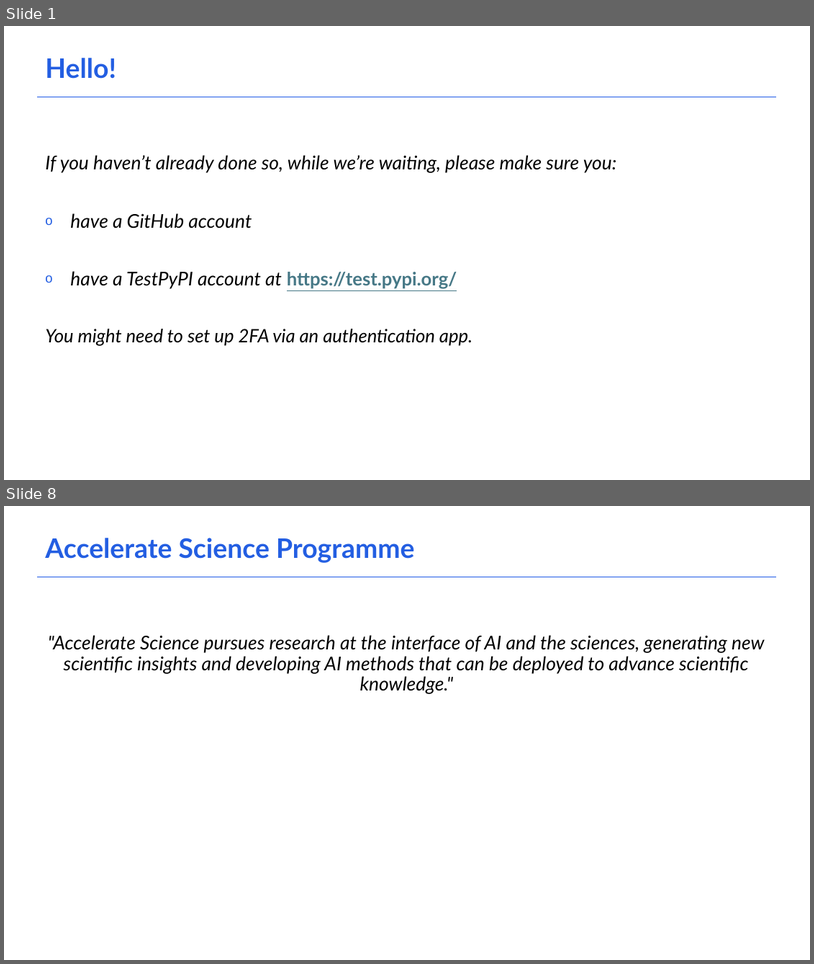
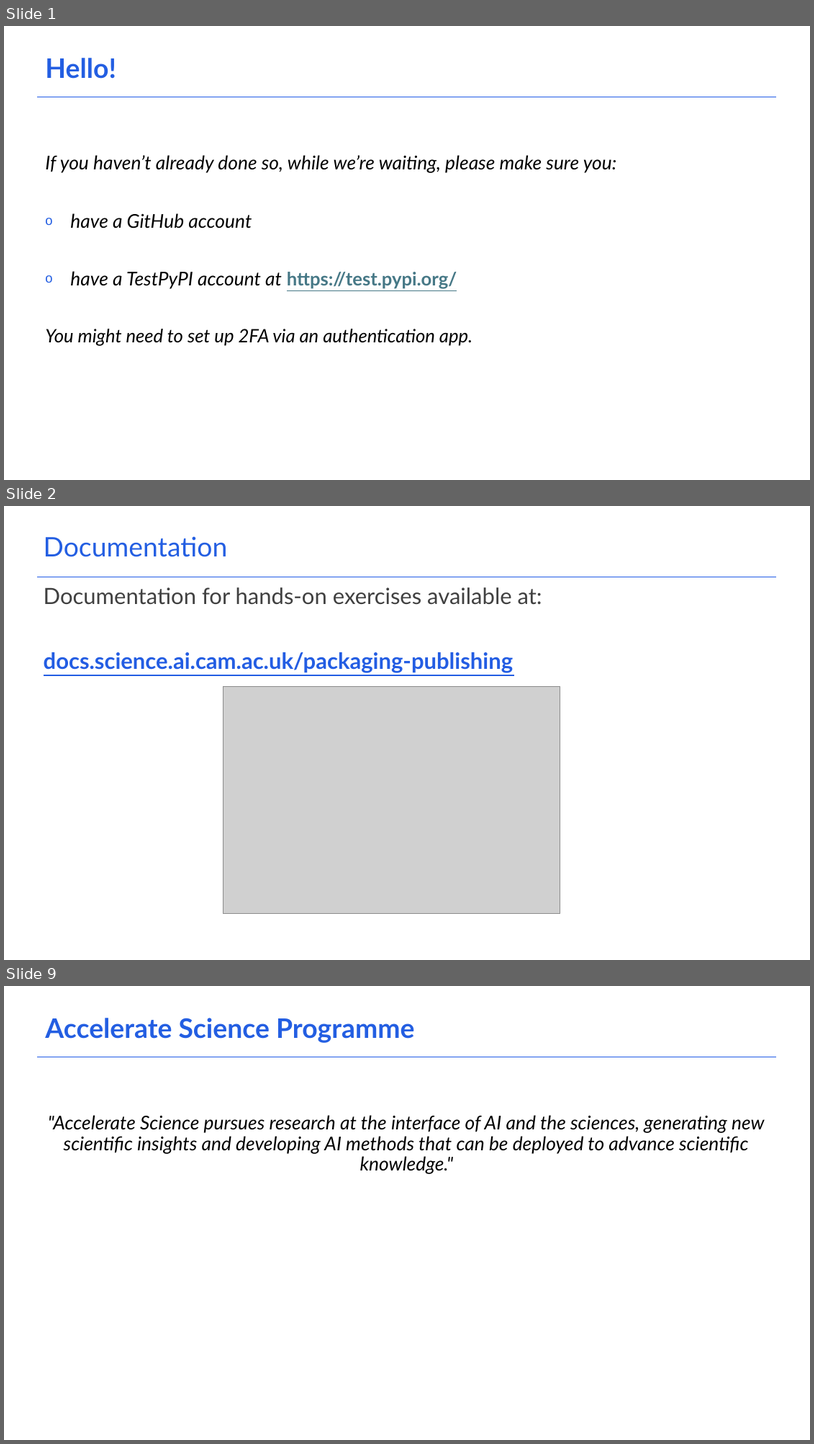
Before and after one commit to acceleratescience/resource-hub, a slide deck: packaging-publishing/Slides/1_introduction.pptx. Shown one above the other, each under a label of ours: slides 1 and 8 before the commit, slides 1, 2 and 9 after it; the slides between them are not shown. The pictures are 814x964 and 814x1444 pixels, drawn with LibreOffice and Linux fonts; fonts in the diff are those of the drawing; grey boxes stand for pictures; background and template pictures are left out. Boxes give left, top, right and bottom in pixels: in the first picture for what was removed or moved away, otherwise in the second. Text is boxed around its words. In the diff, an @@ line names an element or a change of style, - is before the commit and + after.

```diff
--- a/packaging-publishing/Slides/1_introduction.pptx
+++ b/packaging-publishing/Slides/1_introduction.pptx
@@ slide 2 added at <box>4,506,810,960</box>, background #FFFFFF; not listed: 1 template element that a slide beside it also shows @@
@@ text added at <box>44,536,228,557</box>, 32 pt, text #235EE2 @@
+Documentation
@@ text added at <box>44,587,543,673</box>, 26.7 pt, text #235DE3, bold, underline @@
+Documentation for hands-on exercises available at:
+docs.science.ai.cam.ac.uk/packaging-publishing
@@ picture added at <box>223,686,560,913</box> @@
@@ what was slide 8 is now slide 9 @@
```
Also in this commit, not shown: 1 other slide added, 1 slide removed, 8 other files.
